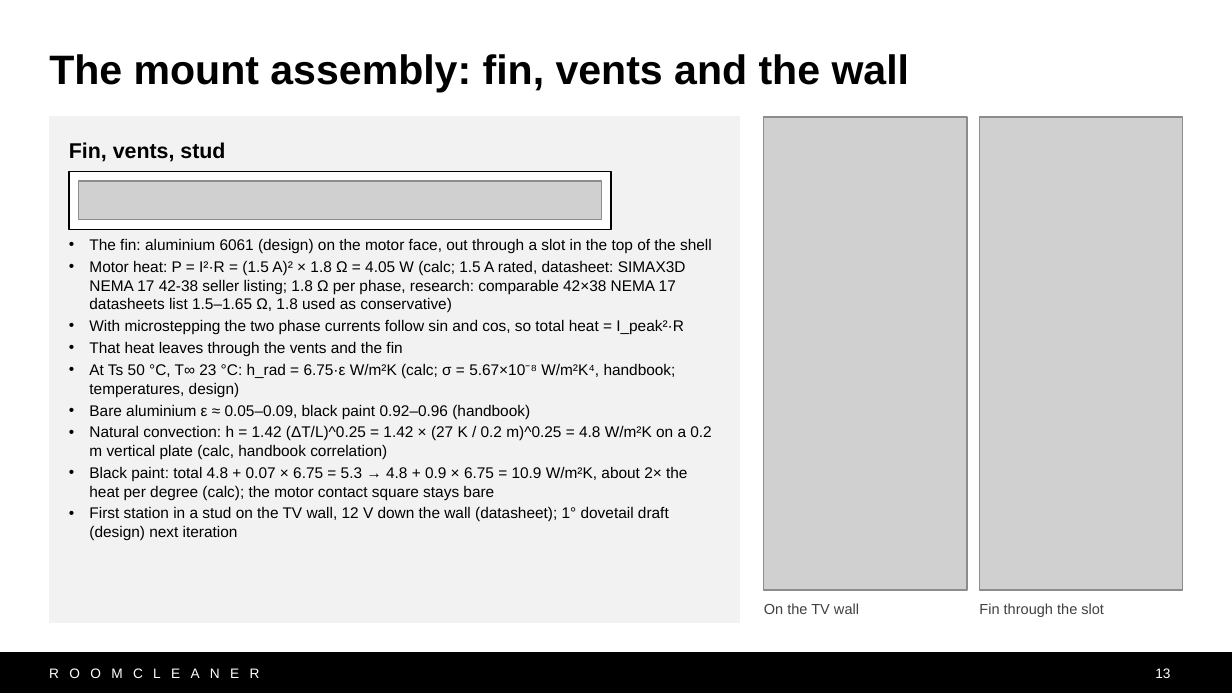
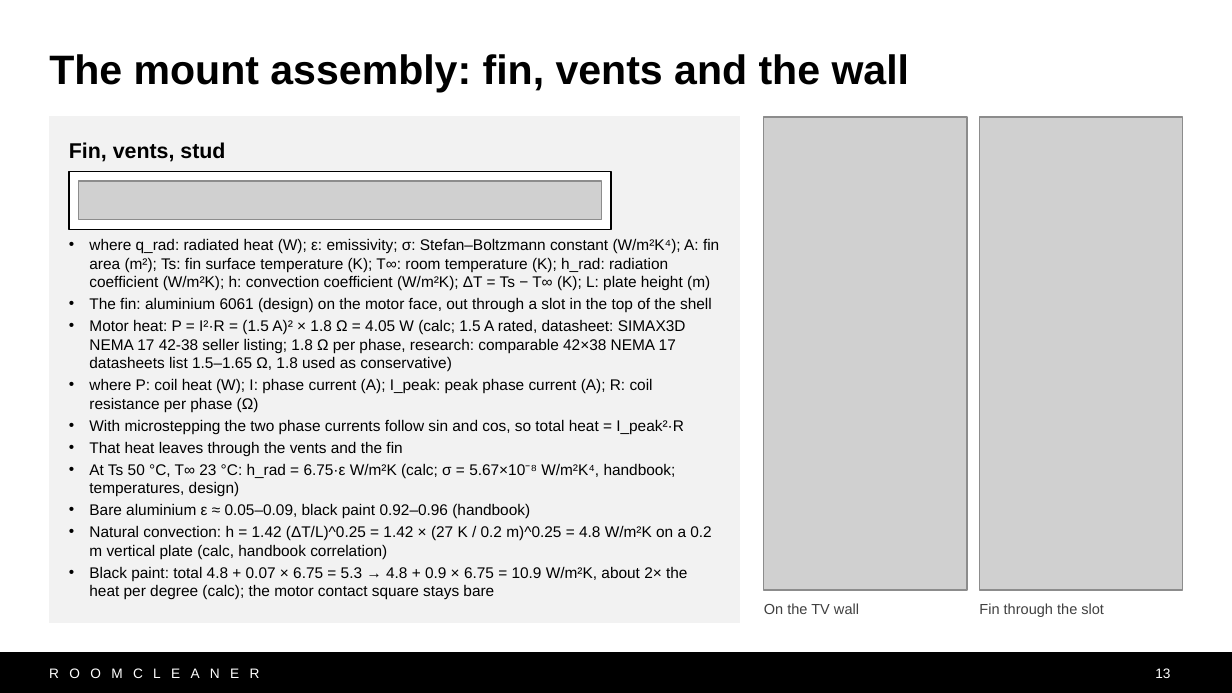
Before and after one commit to Jaspario1199/RoomCleaner, a slide deck: slide 13 of docs/presentation/deck_v10/RoomCleaner_Buntinx_v10.pptx. Drawn at 1232x693 pixels with LibreOffice and Linux fonts; fonts in the diff are those of the drawing; grey boxes stand for pictures. Boxes give left, top, right and bottom in pixels: in the first picture for what was removed or moved away, otherwise in the second. Text is boxed around its words. In the diff, an @@ line names an element or a change of style, - is before the commit and + after.

```diff
--- a/docs/presentation/deck_v10/RoomCleaner_Buntinx_v10.pptx
+++ b/docs/presentation/deck_v10/RoomCleaner_Buntinx_v10.pptx
@@ text in rectangle at [89, 238, 719, 291]: paragraph added @@
+• where q_rad: radiated heat (W); ε: emissivity; σ: Stefan–Boltzmann constant (W/m²K⁴); A: fin area (m²); Ts: fin surface temperature (K); T∞: room temperature (K); h_rad: radiation coefficient (W/m²K); h: convection coefficient (W/m²K); ΔT = Ts − T∞ (K); L: plate height (m)
@@ text in rectangle at [89, 378, 653, 412]: paragraph added @@
+• where P: coil heat (W); I: phase current (A); I_peak: peak phase current (A); R: coil resistance per phase (Ω)
@@ text in rectangle at [89, 506, 669, 541]: paragraph removed @@
-• First station in a stud on the TV wall, 12 V down the wall (datasheet); 1° dovetail draft (design) next iteration
```
Also in this commit, not shown: 8 other slides changed, 9 other files.
